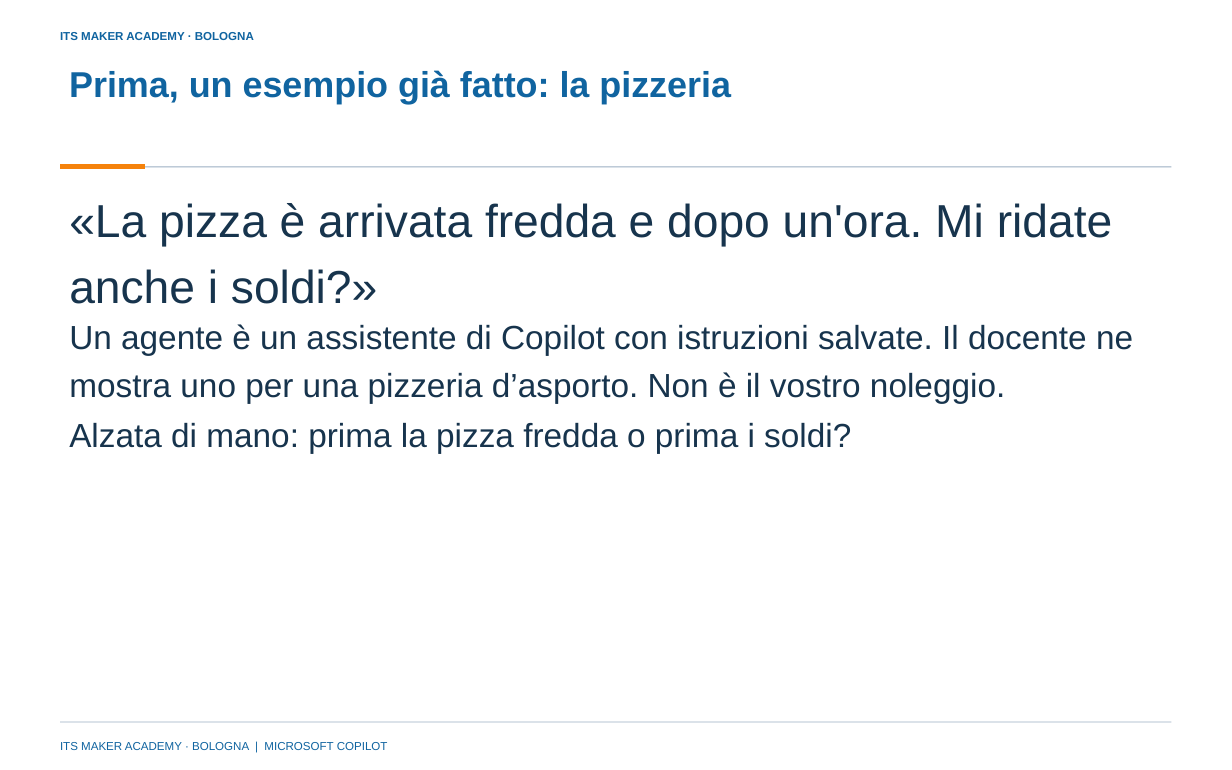
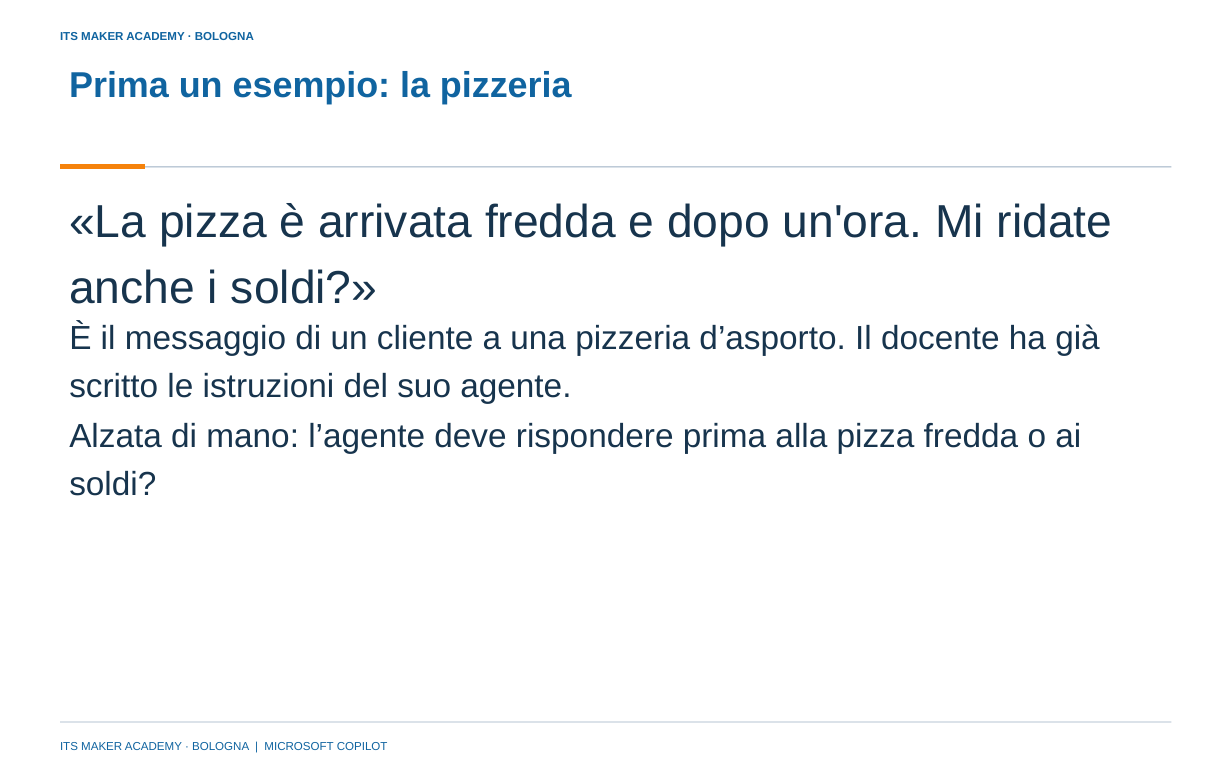
Before and after one commit to franzo9393/ITSCorso_UnslothStudio-Git, a slide deck: slide 14 of lezione 4 - reti neurali e agenti con orchestrazione/Lezione4_Reti_neurali_e_agenti_con_orchestrazione_ITS_MAKER.pptx (slide 13 before the commit). Drawn at 1232x770 pixels with LibreOffice and Linux fonts; fonts in the diff are those of the drawing; background and template pictures are left out. Boxes give left, top, right and bottom in pixels: in the first picture for what was removed or moved away, otherwise in the second. Text is boxed around its words. In the diff, an @@ line names an element or a change of style, - is before the commit and + after.

```diff
--- a/lezione 4 - reti neurali e agenti con orchestrazione/Lezione4_Reti_neurali_e_agenti_con_orchestrazione_ITS_MAKER.pptx
+++ b/lezione 4 - reti neurali e agenti con orchestrazione/Lezione4_Reti_neurali_e_agenti_con_orchestrazione_ITS_MAKER.pptx
@@ title at <box>69,71,572,104</box>: text changed @@
-Prima, un esempio già fatto: la pizzeria
+Prima un esempio: la pizzeria
@@ text at <box>69,323,1100,404</box>: text changed @@
-Un agente è un assistente di Copilot con istruzioni salvate. Il docente ne mostra uno per una pizzeria d’asporto. Non è il vostro noleggio.
+È il messaggio di un cliente a una pizzeria d’asporto. Il docente ha già scritto le istruzioni del suo agente.
@@ text at <box>69,422,1081,496</box>: text changed @@
-Alzata di mano: prima la pizza fredda o prima i soldi?
+Alzata di mano: l’agente deve rispondere prima alla pizza fredda o ai soldi?
```
Also in this commit, not shown: 14 other slides changed, 12 slides added, 3 slides removed, 18 other files.
